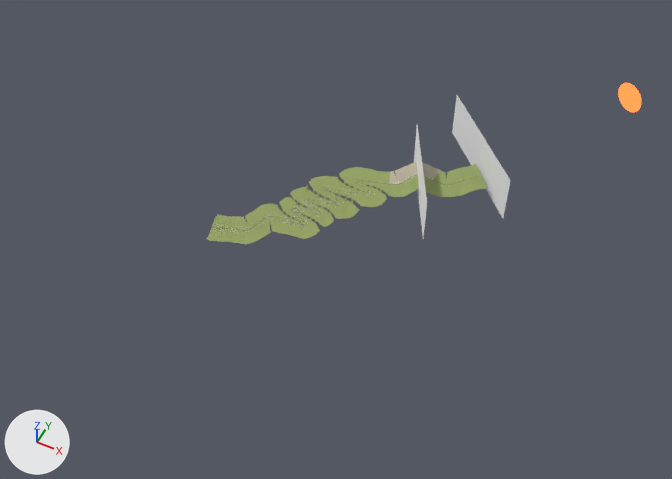
Before and after pictures for a commit that changed the Blender file tools/blender/scenes/sella.blend.
Both versions are drawn from a camera (50 mm lens) standing at (9775.0, -12658.0, 18689.0) and looking at (2942.0, 1008.0, 1607.0). The lights are fixed; the arrows at lower left show +X, +Y and +Z. The picture after the commit comes second.

In view in the first picture: 'Langkofel', 'SellaPlateau' and 55 more.
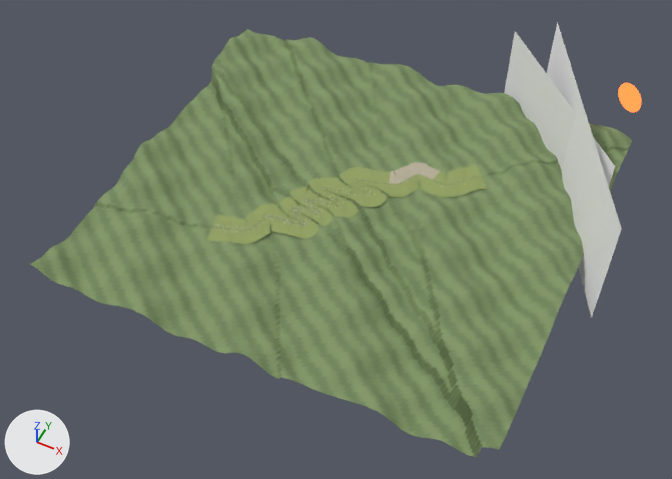
Location of each change, (x1, y1, x2, y2) in pixels of the pictures (672 x 479 px):
'Land_000', reshaped (not visible before): after (31, 74, 280, 379)
'Land_002', reshaped (not visible before): after (272, 217, 480, 457)
'Land_011', reshaped (not visible before): after (419, 156, 560, 457)
'Land_012', reshaped (not visible before): after (446, 85, 632, 307)
'Land_008', reshaped (not visible before): after (286, 37, 442, 344)
'Land_006', reshaped (not visible before): after (212, 29, 345, 202)
'Langkofel', reshaped: before (414, 125, 427, 238); after (547, 22, 622, 318)
'SellaPlateau', reshaped: before (452, 95, 511, 218); after (504, 32, 615, 186)
'Land_010', reshaped (not visible before): after (370, 62, 450, 213)
'Land_005', reshaped (not visible before): after (312, 192, 460, 407)
'Land_001', reshaped (not visible before): after (223, 105, 285, 292)
'Land_004', reshaped (not visible before): after (212, 67, 347, 250)
'Land_009', reshaped (not visible before): after (366, 139, 423, 252)

The change, as a list of edits to the scene's bpy script:
```text
Change me_land_000:
    remove me_land_000.from_pydata(...)  # 3324 vertices, 1847 faces; spans x -1.0..915.0, y -4.0..284.0, z 1625.0..1673.0
    add me_land_000.from_pydata(...)  # 9871 vertices, 8172 faces; spans x -3100.0..3600.0, y -3100.0..5007.0, z 1331.0..2023.0
    me_land_000 part 1: a new loose piece of 6547 vertices spanning x -3100.0..3600.0, y -3100.0..5007.0, z 1331.0..2023.0, in mat_land
Change me_land_001:
    remove me_land_001.from_pydata(...)  # 3804 vertices, 2129 faces; spans x 907.0..1478.0, y 280.0..893.0, z 1672.0..1742.0
    add me_land_001.from_pydata(...)  # 4705 vertices, 2891 faces; spans x -1894.0..2461.0, y -1090.0..3801.0, z 1471.0..2089.0
    me_land_001 part 2: a new loose piece of 901 vertices spanning x -1894.0..2461.0, y -1090.0..3801.0, z 1471.0..2089.0, in mat_land
Change me_land_002:
    remove me_land_002.from_pydata(...)  # 3646 vertices, 2040 faces; spans x 1474.0..2130.0, y 885.0..1111.0, z 1742.0..1798.0
    add me_land_002.from_pydata(...)  # 6811 vertices, 5039 faces; spans x 1456.0..8156.0, y -3100.0..1188.0, z 1439.0..2381.0
    me_land_002 part 3: a new loose piece of 3165 vertices spanning x 1456.0..8156.0, y -3100.0..1188.0, z 1439.0..2381.0, in mat_land
Change me_land_004:
    remove me_land_004.from_pydata(...)  # 5784 vertices, 2707 faces; spans x 1717.0..2320.0, y 1345.0..1701.0, z 1858.0..1910.0
    add me_land_004.from_pydata(...)  # 6668 vertices, 3427 faces; spans x -3100.0..3399.0, y 652.0..5074.0, z 1538.0..2218.0
    me_land_004 part 4: a new loose piece of 884 vertices spanning x -3100.0..3399.0, y 652.0..5074.0, z 1538.0..2218.0, in mat_land
Change me_land_005:
    remove me_land_005.from_pydata(...)  # 7856 vertices, 3149 faces; spans x 1908.0..2750.0, y 1662.0..1882.0, z 1906.0..1957.0
    add me_land_005.from_pydata(...)  # 8828 vertices, 3972 faces; spans x 1858.0..7419.0, y -2229.0..2059.0, z 1527.0..2298.0
    me_land_005 part 5: a new loose piece of 972 vertices spanning x 1858.0..7419.0, y -2229.0..2059.0, z 1527.0..2298.0, in mat_land
Change me_land_006:
    remove me_land_006.from_pydata(...)  # 3726 vertices, 2088 faces; spans x 2024.0..2670.0, y 1874.0..2158.0, z 1957.0..2030.0
    add me_land_006.from_pydata(...)  # 6317 vertices, 4512 faces; spans x -3100.0..2729.0, y 1858.0..7151.0, z 1693.0..2329.0
    me_land_006 part 6: a new loose piece of 2591 vertices spanning x -3100.0..2729.0, y 1858.0..7151.0, z 1693.0..2329.0, in mat_land
Change me_land_008:
    remove me_land_008.from_pydata(...)  # 4152 vertices, 2328 faces; spans x 2628.0..3254.0, y 2354.0..2678.0, z 2082.0..2131.0
    add me_land_008.from_pydata(...)  # 6971 vertices, 4902 faces; spans x -1760.0..6481.0, y -956.0..7151.0, z 1660.0..2363.0
    me_land_008 part 7: a new loose piece of 2819 vertices spanning x -1760.0..6481.0, y -956.0..7151.0, z 1660.0..2363.0, in mat_land
Change me_land_009:
    remove me_land_009.from_pydata(...)  # 3536 vertices, 1978 faces; spans x 2849.0..3764.0, y 2671.0..2952.0, z 2131.0..2172.0
    add me_land_009.from_pydata(...)  # 3990 vertices, 2346 faces; spans x 2528.0..5074.0, y 1255.0..4404.0, z 1890.0..2306.0
    me_land_009 part 8: a new loose piece of 454 vertices spanning x 2528.0..5074.0, y 1255.0..4404.0, z 1890.0..2306.0, in mat_land
Change me_land_010:
    remove me_land_010.from_pydata(...)  # 3753 vertices, 2099 faces; spans x 3755.0..4441.0, y 2948.0..3452.0, z 2171.0..2205.0
    add me_land_010.from_pydata(...)  # 5684 vertices, 3897 faces; spans x 987.0..4672.0, y 2193.0..7151.0, z 1924.0..2439.0
    me_land_010 part 9: a new loose piece of 1931 vertices spanning x 987.0..4672.0, y 2193.0..7151.0, z 1924.0..2439.0, in mat_land
Change me_land_011:
    remove me_land_011.from_pydata(...)  # 3893 vertices, 2193 faces; spans x 4439.0..5234.0, y 3366.0..3781.0, z 2204.0..2238.0
    add me_land_011.from_pydata(...)  # 7205 vertices, 5327 faces; spans x 4337.0..8558.0, y -3100.0..4471.0, z 1728.0..2414.0
    me_land_011 part 10: a new loose piece of 3312 vertices spanning x 4337.0..8558.0, y -3100.0..4471.0, z 1728.0..2414.0, in mat_land
Change me_land_012:
    remove me_land_012.from_pydata(...)  # 1380 vertices, 770 faces; spans x 5226.0..5515.0, y 3779.0..4068.0, z 2238.0..2255.0
    add me_land_012.from_pydata(...)  # 6030 vertices, 5246 faces; spans x 3332.0..8558.0, y 786.0..7151.0, z 1955.0..2491.0
    me_land_012 part 11: a new loose piece of 4650 vertices spanning x 3332.0..8558.0, y 786.0..7151.0, z 1955.0..2491.0, in mat_land
Change me_langkofel:
    remove me_langkofel.from_pydata(...)  # 4 vertices, 1 face; spans x 3610.0..4938.0, y 1736.0..4234.0, z 1830.0..3155.0
    add me_langkofel.from_pydata(...)  # 4 vertices, 1 face; spans x 5848.0..9235.0, y 1539.0..7907.0, z 1510.0..4550.0
    me_langkofel part 12
    me_langkofel.vertices[0].co: (3610.0, 4234.0, 1830.0) -> (5848.0, 7907.0, 1510.0)  # pixel (413, 160) -> not seen
    me_langkofel.vertices[1].co: (4938.0, 1736.0, 1830.0) -> (9235.0, 1539.0, 1510.0)  # not seen -> pixel (591, 318)
    me_langkofel.vertices[2].co: (4938.0, 1736.0, 3155.0) -> (9235.0, 1539.0, 4550.0)  # pixel (427, 202) -> pixel (621, 228)
    me_langkofel.vertices[3].co: (3610.0, 4234.0, 3155.0) -> (5848.0, 7907.0, 4550.0)  # not seen -> pixel (557, 21)
Change me_sellaplateau:
    remove me_sellaplateau.from_pydata(...)  # 4 vertices, 1 face; spans x 4104.0..6422.0, y 3287.0..5693.0, z 1830.0..3160.0
    add me_sellaplateau.from_pydata(...)  # 4 vertices, 1 face; spans x 4814.0..8571.0, y 3917.0..7817.0, z 1510.0..4003.0
    me_sellaplateau part 13
    me_sellaplateau.vertices[0].co: (4104.0, 5693.0, 1830.0) -> (4814.0, 7817.0, 1510.0)  # pixel (452, 132) -> not seen
    me_sellaplateau.vertices[1].co: (6422.0, 3287.0, 1830.0) -> (8571.0, 3917.0, 1510.0)  # pixel (503, 218) -> not seen
    me_sellaplateau.vertices[2].co: (6422.0, 3287.0, 3160.0) -> (8571.0, 3917.0, 4003.0)  # pixel (510, 180) -> pixel (615, 166)
    me_sellaplateau.vertices[3].co: (4104.0, 5693.0, 3160.0) -> (4814.0, 7817.0, 4003.0)  # pixel (456, 94) -> pixel (514, 30)
```
